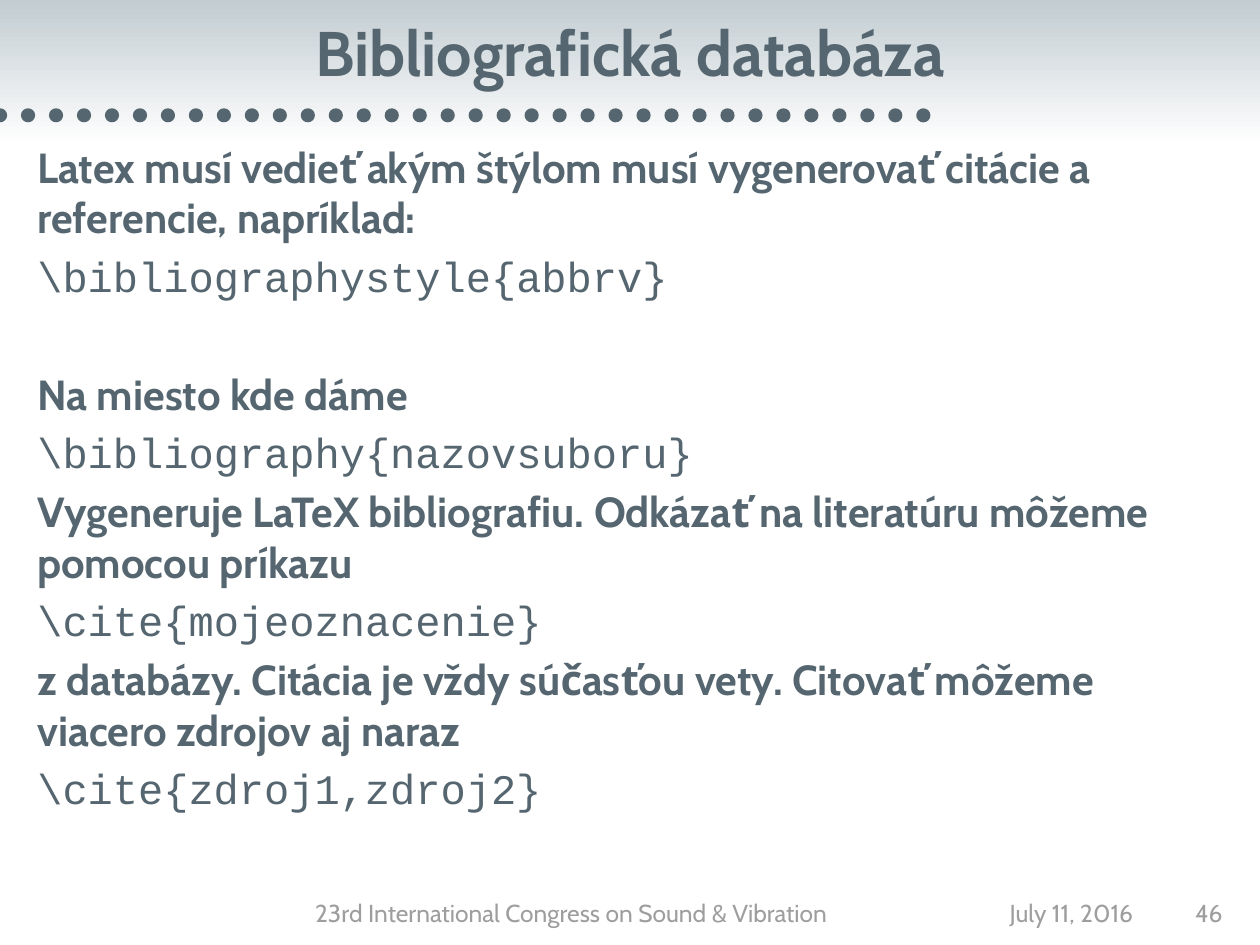
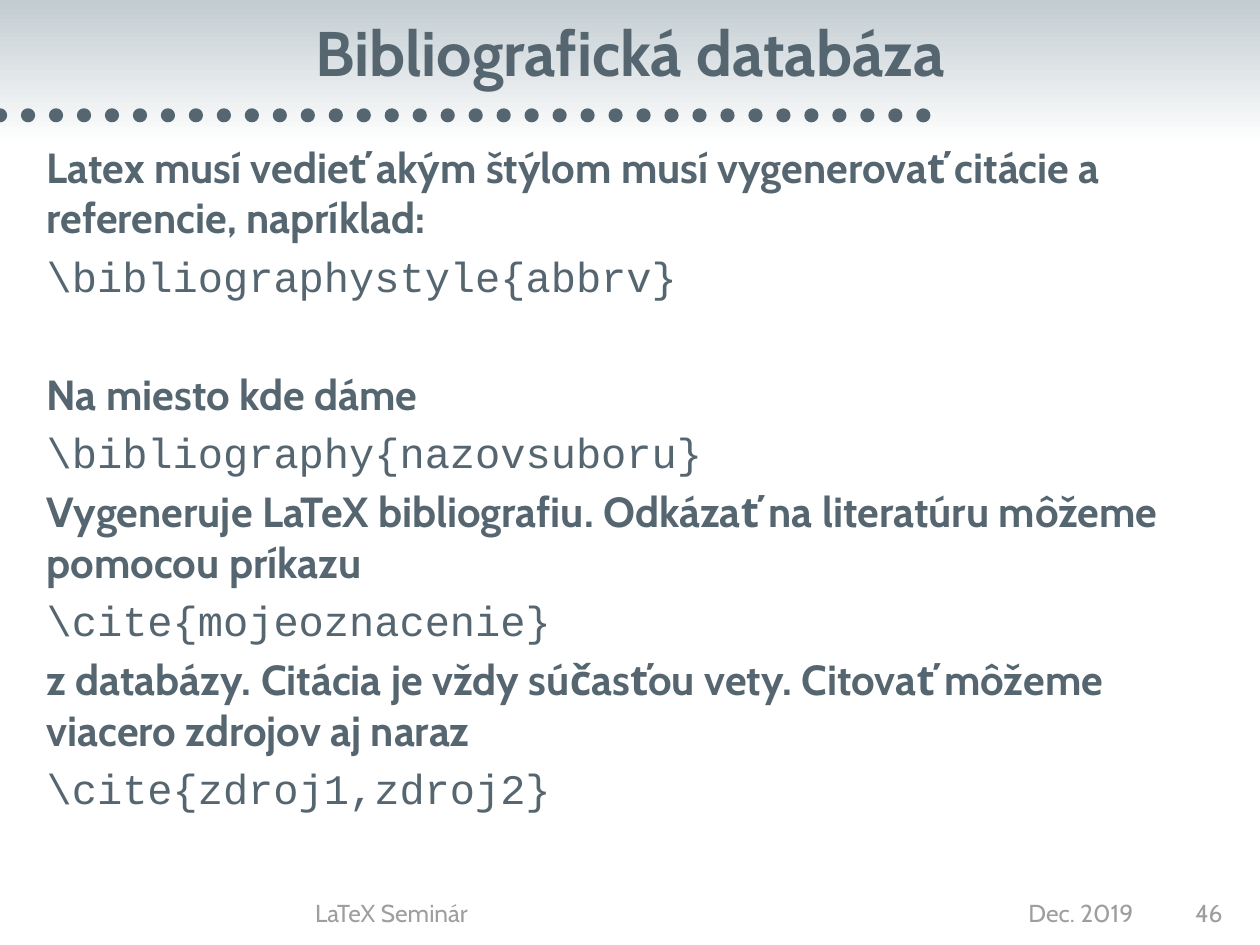
Before and after one commit to gergelytakacs/STU-thesis, a slide deck: slide 46 of tutorial/LaTeX_Takacs.pptx. Drawn at 1260x945 pixels with LibreOffice and Linux fonts; fonts in the diff are those of the drawing; background and template pictures are left out. Boxes give left, top, right and bottom in pixels: in the first picture for what was removed or moved away, otherwise in the second. Text is boxed around its words. In the diff, an @@ line names an element or a change of style, - is before the commit and + after.

```diff
--- a/tutorial/LaTeX_Takacs.pptx
+++ b/tutorial/LaTeX_Takacs.pptx
@@ text "Latex musí vedieť akým štýlom ...": place and size @@
-text "Latex musí vedieť akým štýlom ..." at (37,151,1148,813)
+text "Latex musí vedieť akým štýlom ..." at (47,151,1158,813)
@@ text at (315,904,468,922): text changed @@
-23rd International Congress on Sound & Vibration
+LaTeX Seminár
@@ text at (1028,904,1133,922): text changed @@
-July 11, 2016
+Dec. 2019
```
Also in this commit, not shown: 48 other slides changed, 41 other files.
